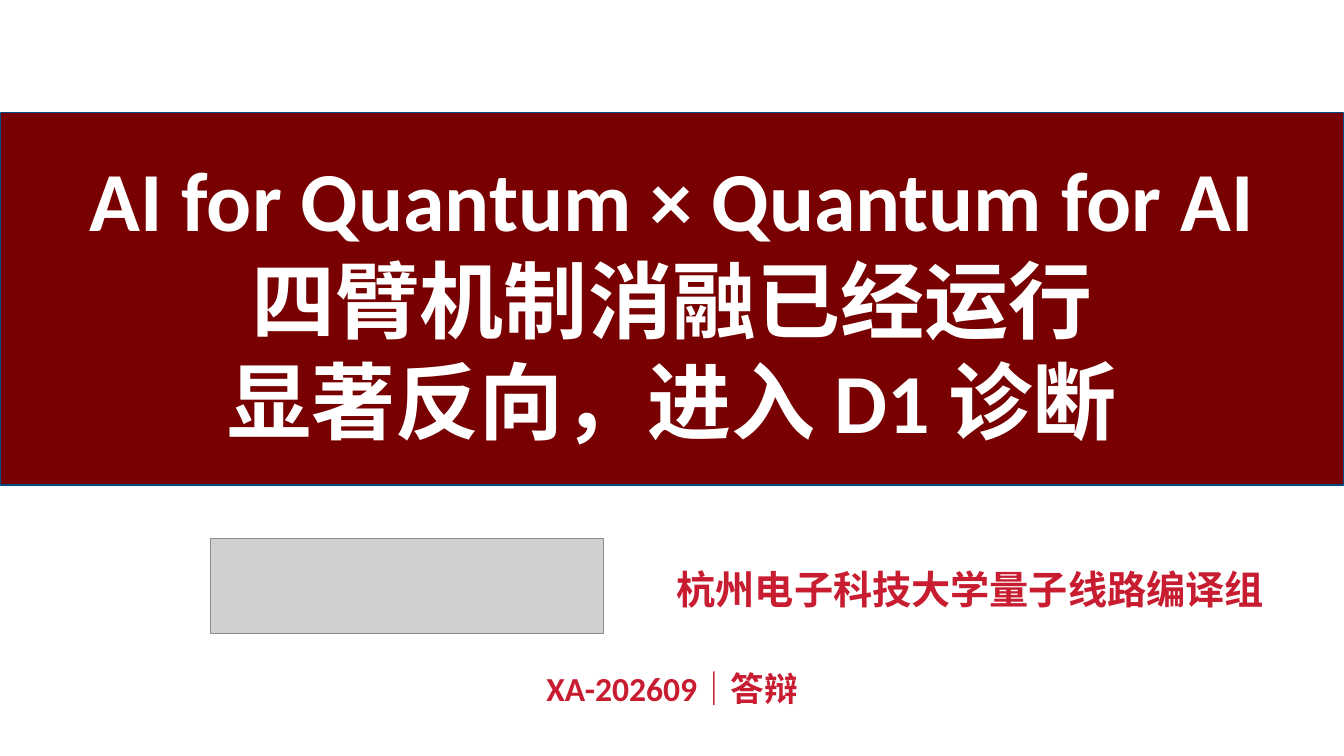
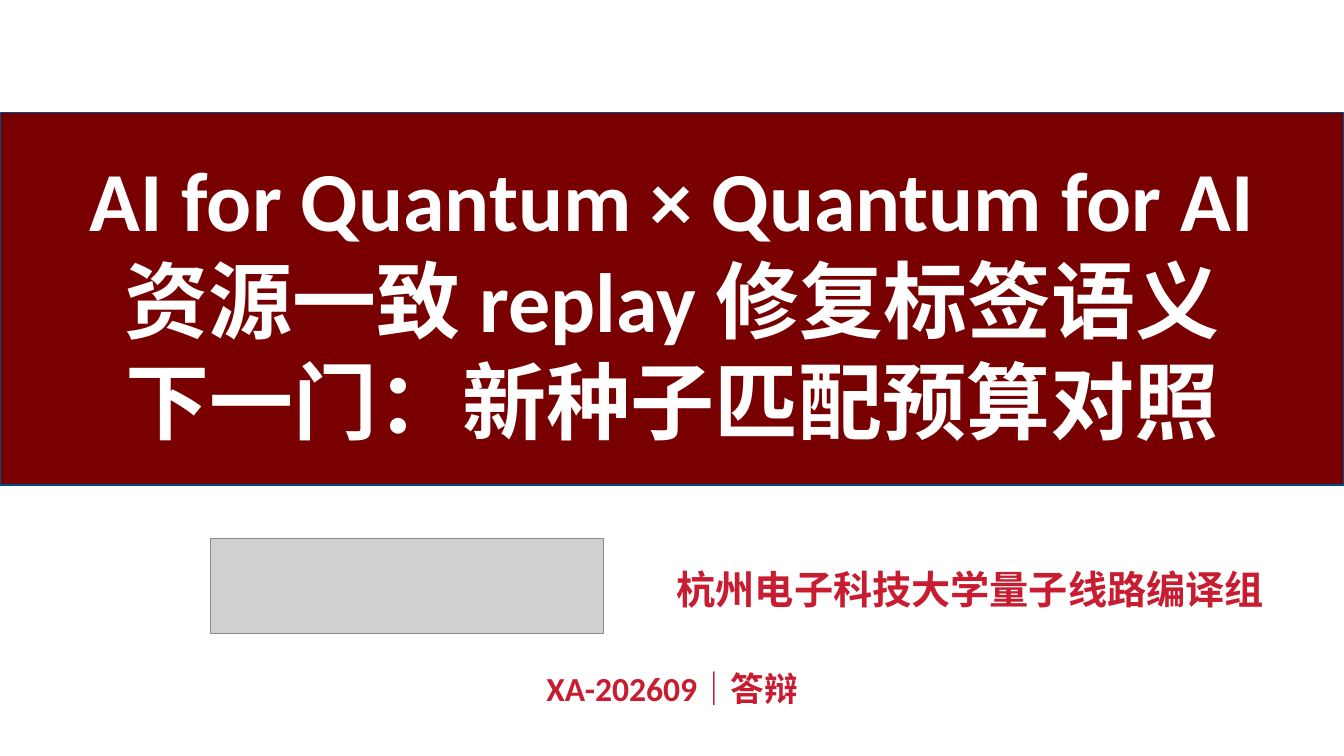
Before and after one commit to zhouzixiang1/sshr, a slide deck: slide 14 of docs/competition/slides/XA-202609_双向智能Boolean_Oracle答辩稿.pptx. Drawn at 1344x756 pixels with LibreOffice and Linux fonts; fonts in the diff are those of the drawing; grey boxes stand for pictures. Boxes give left, top, right and bottom in pixels: in the first picture for what was removed or moved away, otherwise in the second. Text is boxed around its words. In the diff, an @@ line names an element or a change of style, - is before the commit and + after.

```diff
--- a/docs/competition/slides/XA-202609_双向智能Boolean_Oracle答辩稿.pptx
+++ b/docs/competition/slides/XA-202609_双向智能Boolean_Oracle答辩稿.pptx
@@ text in rectangle at <box>125,260,1219,441</box>: text changed @@
-四臂机制消融已经运行
-显著反向，进入 D1 诊断
+资源一致 replay 修复标签语义
+下一门：新种子匹配预算对照
```
Also in this commit, not shown: 2 other slides changed, 21 other files.
